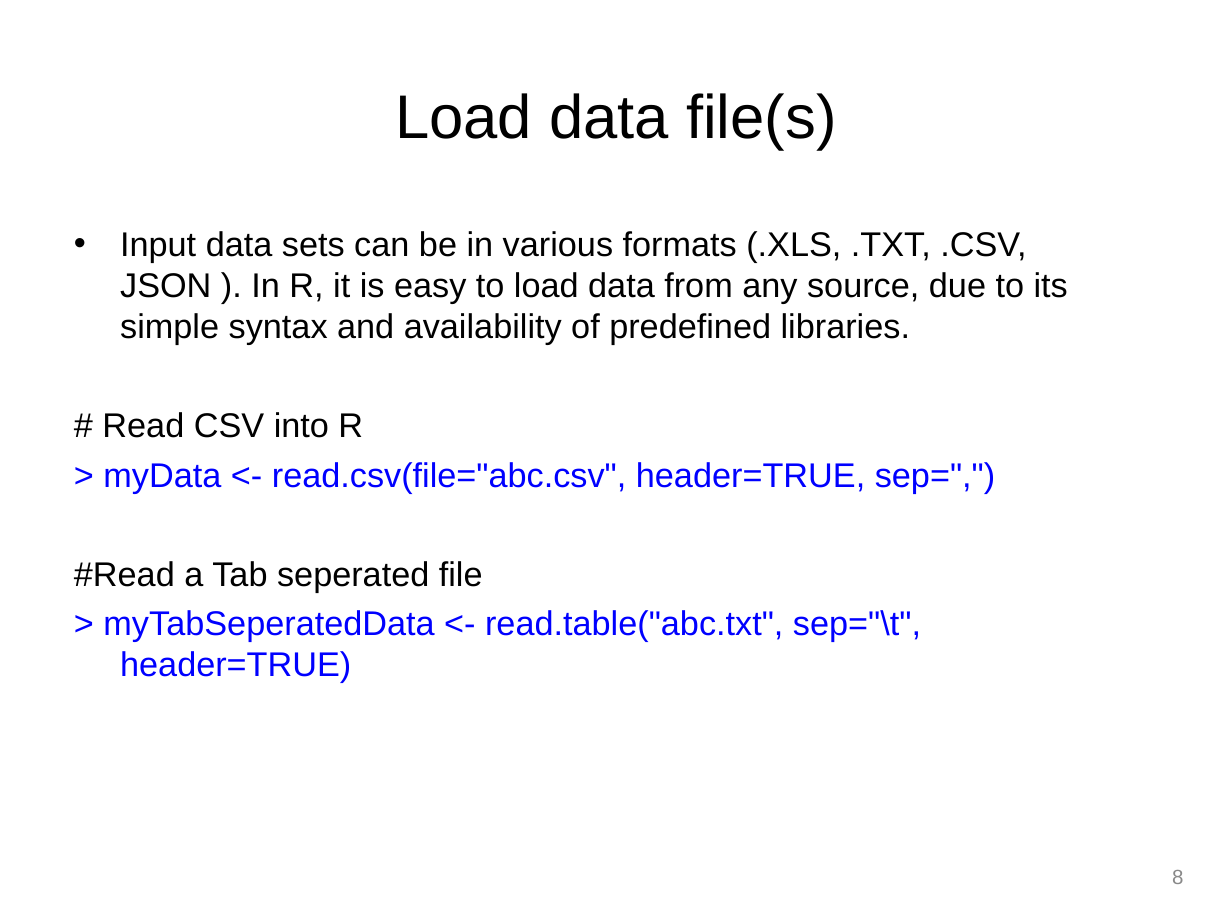
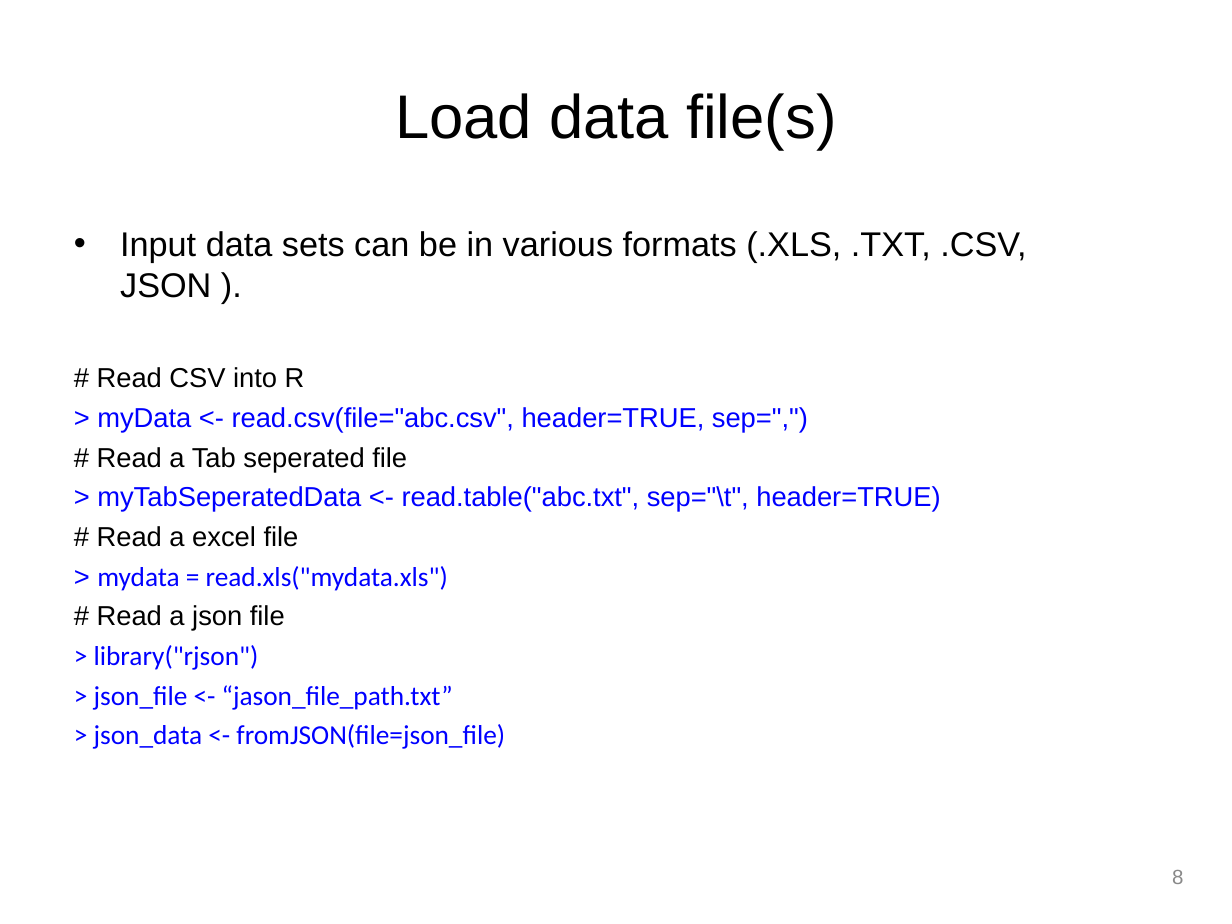
Before and after one commit to perrajuv/Data_Analysis_in_R, a slide deck: slide 8 of R_Tutorial/presentation/R_Tutorial.ppt. Drawn at 1232x924 pixels with LibreOffice and Linux fonts; fonts in the diff are those of the drawing; background and template pictures are left out. Boxes give left, top, right and bottom in pixels: in the first picture for what was removed or moved away, otherwise in the second. Text is boxed around its words. In the diff, an @@ line names an element or a change of style, - is before the commit and + after.

```diff
--- a/R_Tutorial/presentation/R_Tutorial.ppt
+++ b/R_Tutorial/presentation/R_Tutorial.ppt
@@ text at bbox=[120, 231, 1026, 298]: text changed @@
-• Input data sets can be in various formats (.XLS, .TXT, .CSV, JSON ). In R, it is easy to load data from any source, due to its simple syntax and availability of predefined libraries.
+• Input data sets can be in various formats (.XLS, .TXT, .CSV, JSON ).
@@ text at bbox=[97, 367, 940, 512]: size 20 to 16 pt in "# Read CSV into R", "> myData <- read.csv(file="abc.csv", header=TRUE, sep=",")", "> myTabSeperatedData <- read.table("abc.txt", sep="\t", head ..."; less space between paragraphs @@
@@ text at bbox=[97, 447, 407, 472]: text changed; size 20 to 16 pt @@
-#Read a Tab seperated file
+# Read a Tab seperated file
@@ text at bbox=[94, 526, 505, 749]: paragraphs added @@
+# Read a excel file
+> mydata = read.xls("mydata.xls")
+# Read a json file
+> library("rjson")
+> json_file <- “jason_file_path.txt”
+> json_data <- fromJSON(file=json_file)
```
Also in this commit, not shown: 8 other slides changed, 20 other files.
